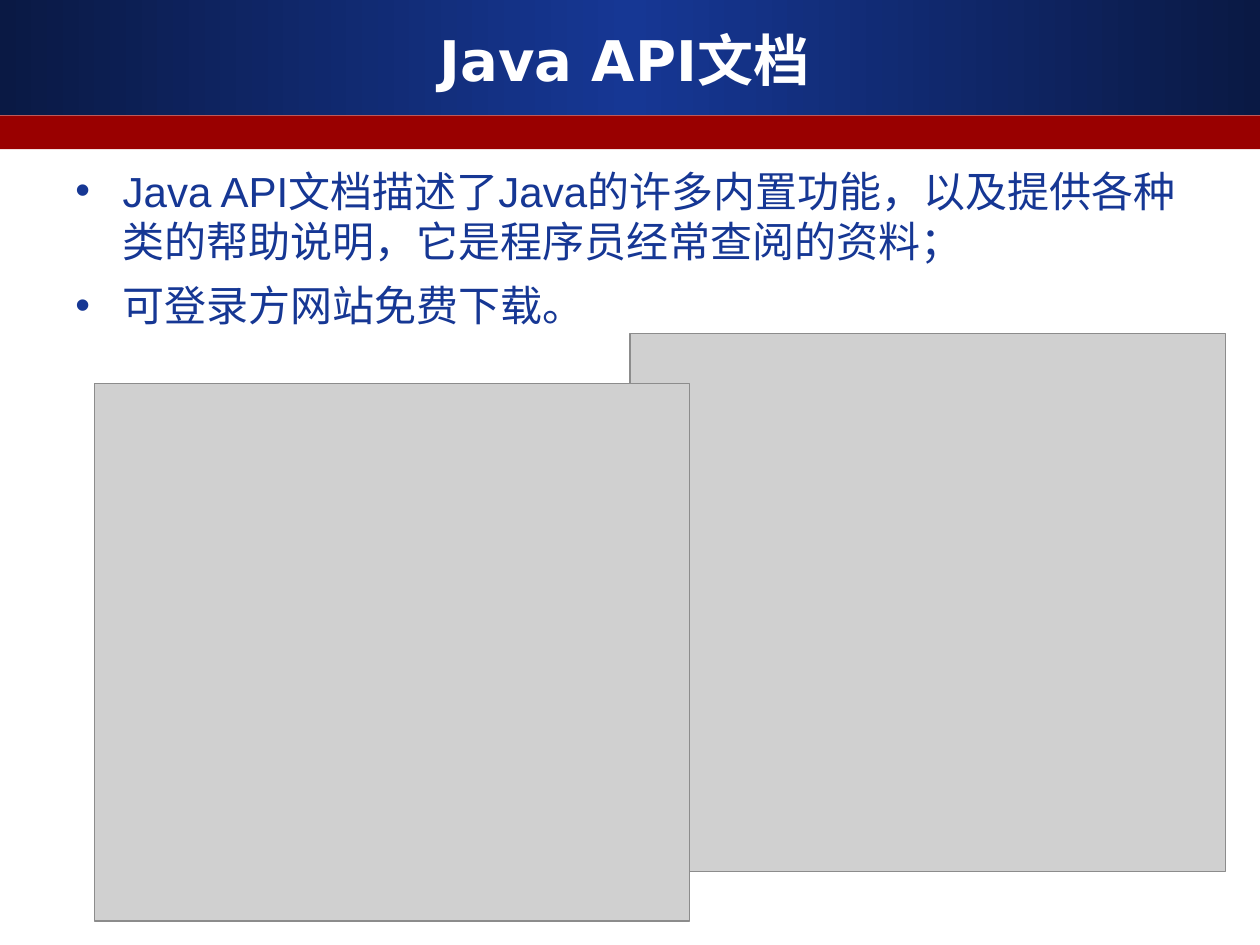
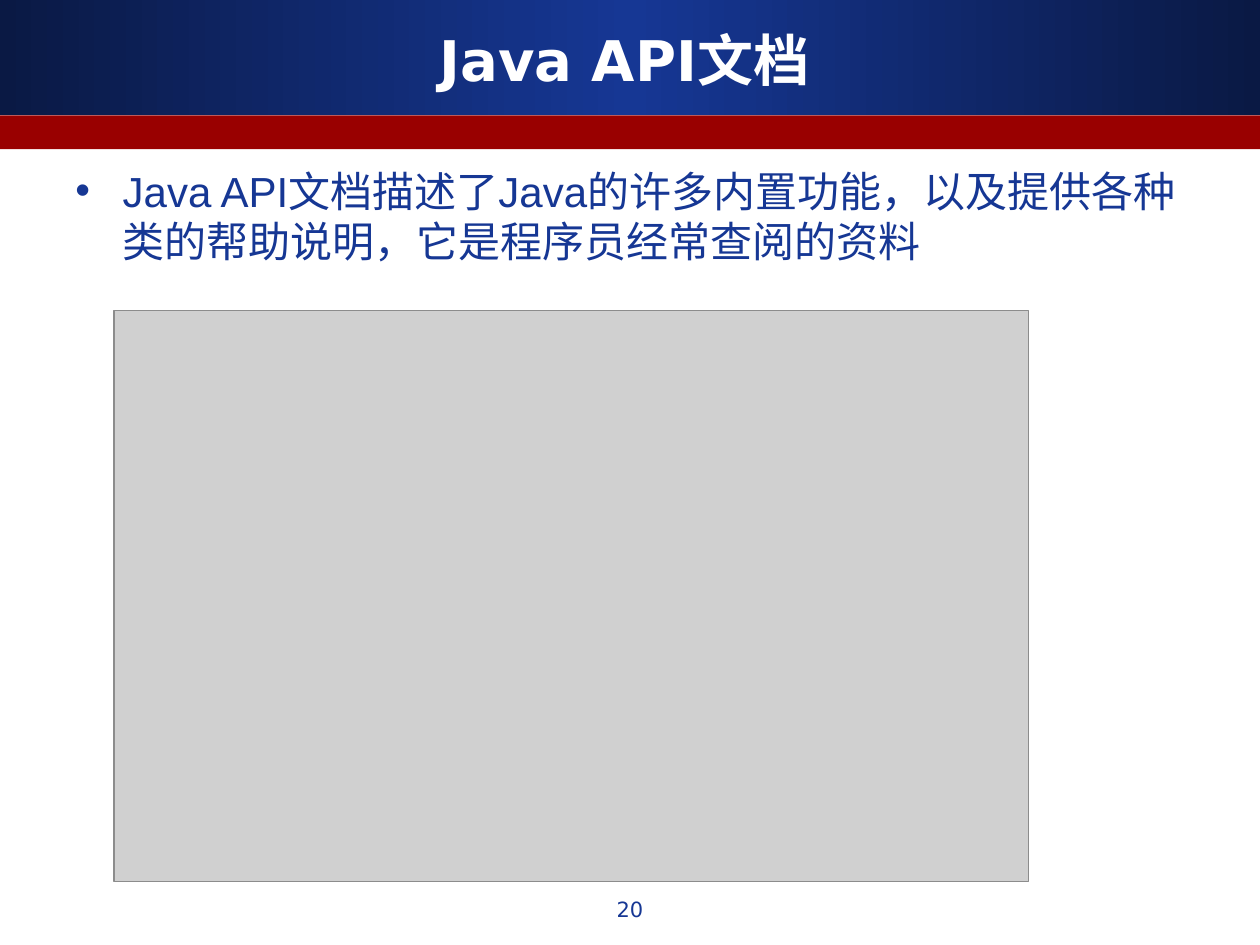
Before and after one commit to ALiberInc/Training, a slide deck: slide 20 of Java/第一章_Java简介.ppt. Drawn at 1260x945 pixels with LibreOffice and Linux fonts; fonts in the diff are those of the drawing; grey boxes stand for pictures. Boxes give left, top, right and bottom in pixels: in the first picture for what was removed or moved away, otherwise in the second. Text is boxed around its words. In the diff, an @@ line names an element or a change of style, - is before the commit and + after.

```diff
--- a/Java/第一章_Java简介.ppt
+++ b/Java/第一章_Java简介.ppt
@@ text at (123,173,1175,262): text changed @@
-• Java API文档描述了Java的许多内置功能，以及提供各种类的帮助说明，它是程序员经常查阅的资料；
-• 可登录方网站免费下载。
+• Java API文档描述了Java的许多内置功能，以及提供各种类的帮助说明，它是程序员经常查阅的资料
@@ picture: place and size @@
-picture at (630,334,1226,872)
+picture at (115,310,1029,882)
@@ picture removed at (94,383,690,921) @@
```
Also in this commit, not shown: 7 other slides changed.
